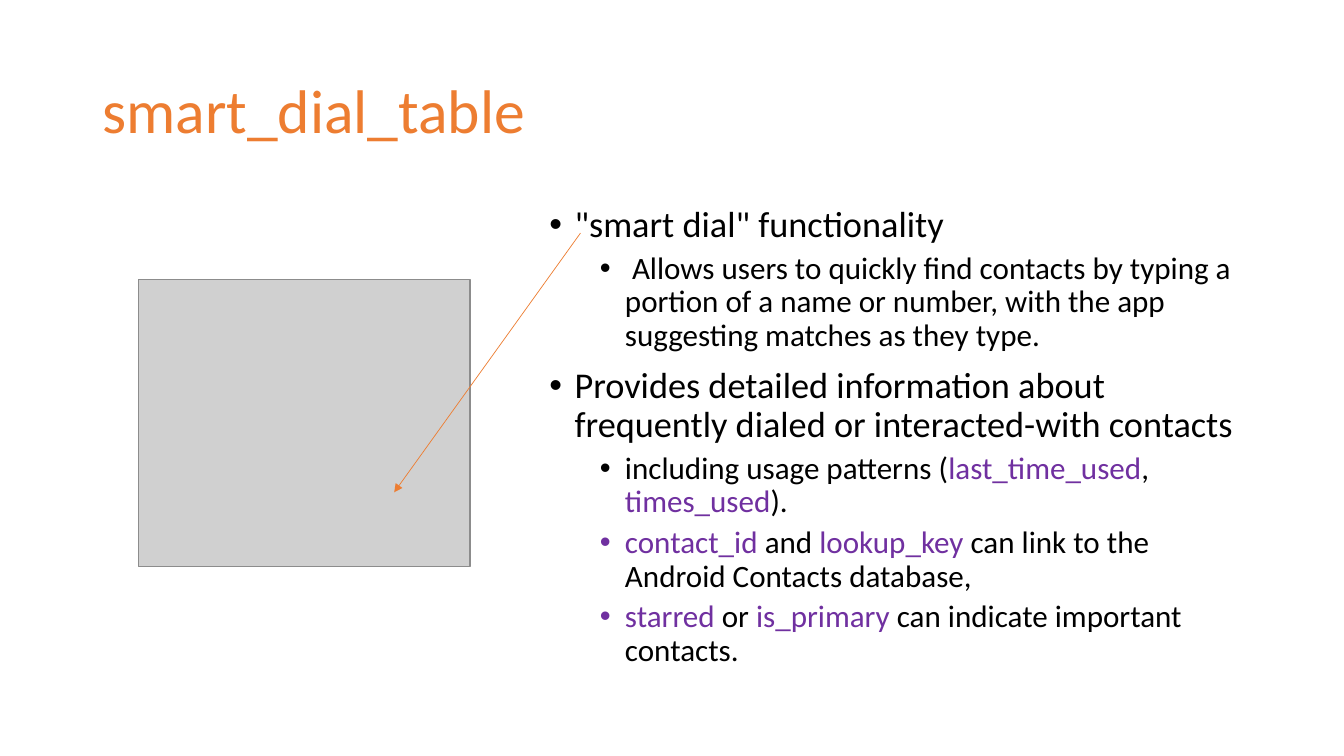
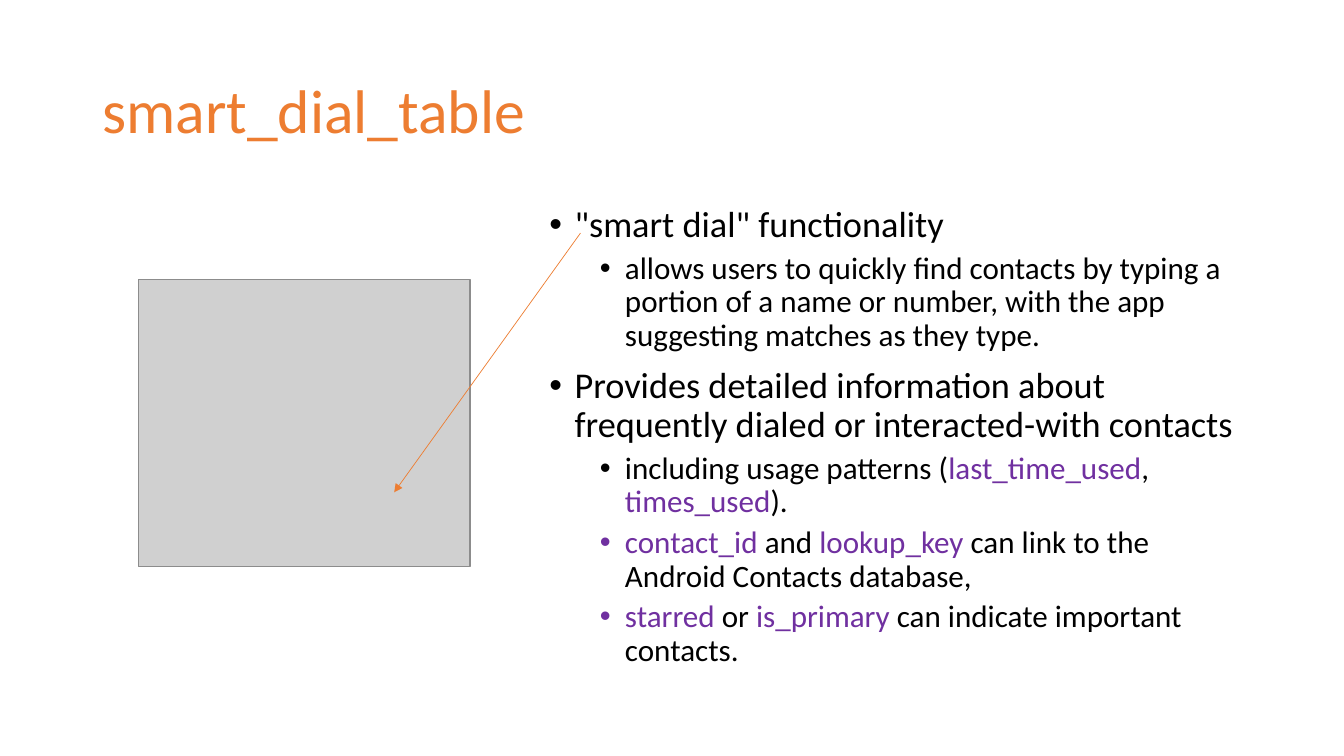
Before and after one commit to frankwxu/digital-forensics-lab, a slide deck: slide 22 of Android10/5_2_2_GMS_App_Investigations_Dialer.pptx. Drawn at 1344x756 pixels with LibreOffice and Linux fonts; fonts in the diff are those of the drawing; grey boxes stand for pictures; background and template pictures are left out. Boxes give left, top, right and bottom in pixels: in the first picture for what was removed or moved away, otherwise in the second. Text is boxed around its words. In the diff, an @@ line names an element or a change of style, - is before the commit and + after.

```diff
--- a/Android10/5_2_2_GMS_App_Investigations_Dialer.pptx
+++ b/Android10/5_2_2_GMS_App_Investigations_Dialer.pptx
@@ text at (x1=625, y1=257, x2=1221, y2=352): text changed @@
-  • Allows users to quickly find contacts by typing a portion of a name or number, with the app suggesting matches as they type.
+  • allows users to quickly find contacts by typing a portion of a name or number, with the app suggesting matches as they type.
```
Also in this commit, not shown: 1 other file.
